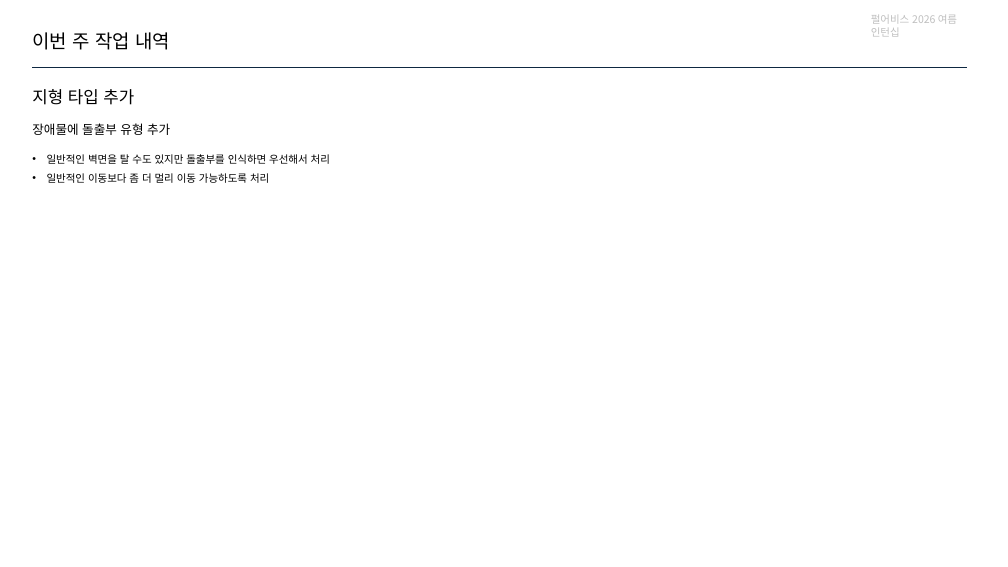
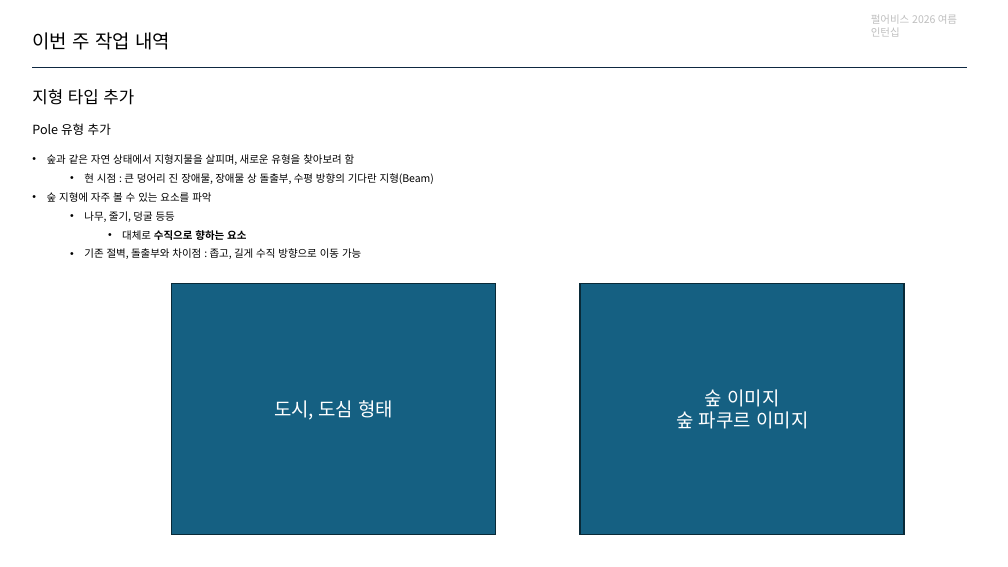
Before and after one commit to jhk0701/PA26-Character-Animation-Parkour, a slide deck: slide 7 of PPT/week7.pptx (slide 5 before the commit). Drawn at 1008x567 pixels with LibreOffice and Linux fonts; fonts in the diff are those of the drawing. Boxes give left, top, right and bottom in pixels: in the first picture for what was removed or moved away, otherwise in the second. Text is boxed around its words. In the diff, an @@ line names an element or a change of style, - is before the commit and + after.

```diff
--- a/PPT/week7.pptx
+++ b/PPT/week7.pptx
@@ text at <box>32,123,111,135</box>: text changed @@
-장애물에 돌출부 유형 추가
+Pole 유형 추가
@@ text at <box>47,154,434,259</box>: text changed @@
-• 일반적인 벽면을 탈 수도 있지만 돌출부를 인식하면 우선해서 처리
-• 일반적인 이동보다 좀 더 멀리 이동 가능하도록 처리
+• 숲과 같은 자연 상태에서 지형지물을 살피며, 새로운 유형을 찾아보려 함
+  • 현 시점 : 큰 덩어리 진 장애물, 장애물 상 돌출부, 수평 방향의 기다란 지형(Beam)
+• 숲 지형에 자주 볼 수 있는 요소를 파악
+  • 나무, 줄기, 덩굴 등등
+    • 대체로 수직으로 향하는 요소
+  • 기존 절벽, 돌출부와 차이점 : 좁고, 길게 수직 방향으로 이동 가능
@@ rectangle added at <box>172,284,496,535</box>, fill #156082, outline #092A39 1.5 pt, 18 pt, text #FFFFFF @@
+도시, 도심 형태
@@ rectangle added at <box>580,284,904,535</box>, fill #156082, outline #092A39 1.5 pt, 18 pt, text #FFFFFF @@
+숲 이미지
+숲 파쿠르 이미지
```
Also in this commit, not shown: 6 other slides changed, 3 slides added, 8 other files.
